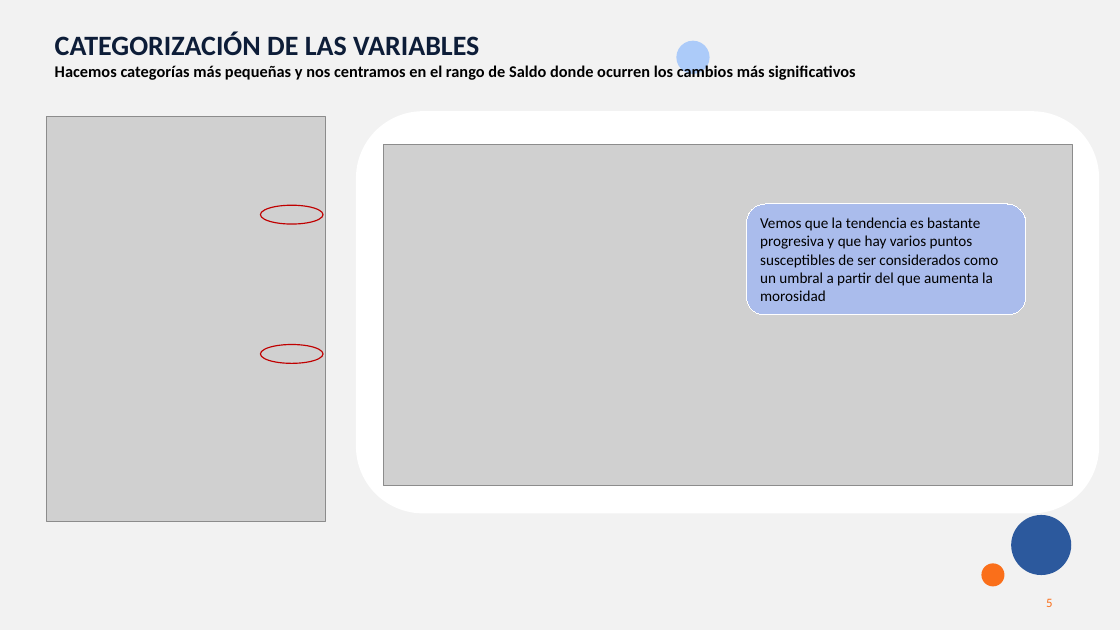
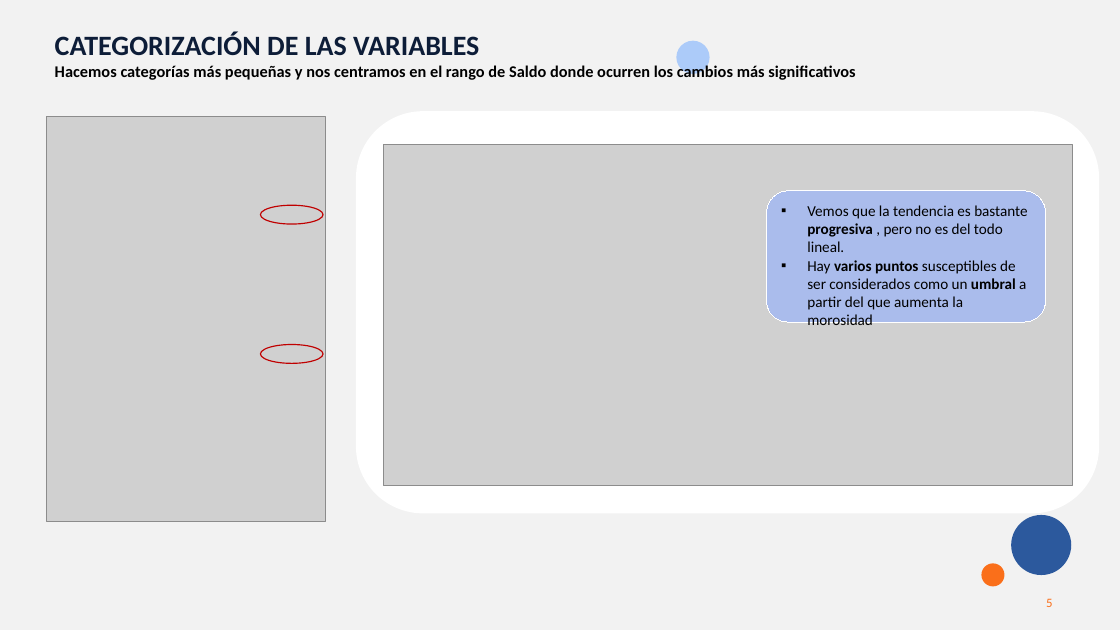
Before and after one commit to MarinaTorba/PersonalDataProrjects, a slide deck: slide 5 of Equip_B/results/S3_Presentacion_Finanzas.pptx. Drawn at 1120x630 pixels with LibreOffice and Linux fonts; fonts in the diff are those of the drawing; grey boxes stand for pictures. Boxes give left, top, right and bottom in pixels: in the first picture for what was removed or moved away, otherwise in the second. Text is boxed around its words. In the diff, an @@ line names an element or a change of style, - is before the commit and + after.

```diff
--- a/Equip_B/results/S3_Presentacion_Finanzas.pptx
+++ b/Equip_B/results/S3_Presentacion_Finanzas.pptx
@@ rounded rectangle "Vemos que la tendencia es ...": place and size @@
-rounded rectangle "Vemos que la tendencia es ..." at (747,204,1026,315)
+rounded rectangle "Vemos que la tendencia es ..." at (766,191,1045,322)
@@ text in rounded rectangle at (807,205,1027,325): text changed @@
-Vemos que la tendencia es bastante progresiva y que hay varios puntos susceptibles de ser considerados como un umbral a partir del que aumenta la morosidad
+▪ Vemos que la tendencia es bastante progresiva , pero no es del todo lineal.
+▪ Hay varios puntos susceptibles de ser considerados como un umbral a partir del que aumenta la morosidad
```
Also in this commit, not shown: 7 other slides changed.
